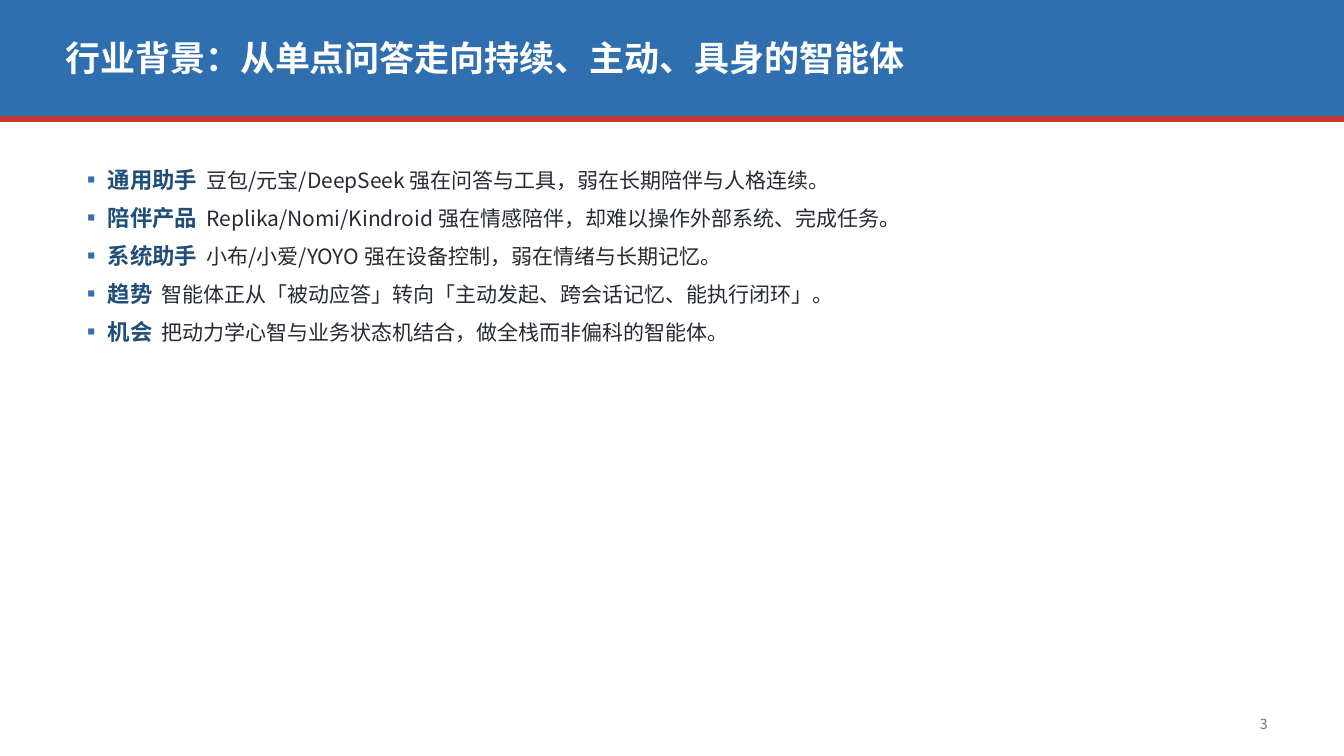
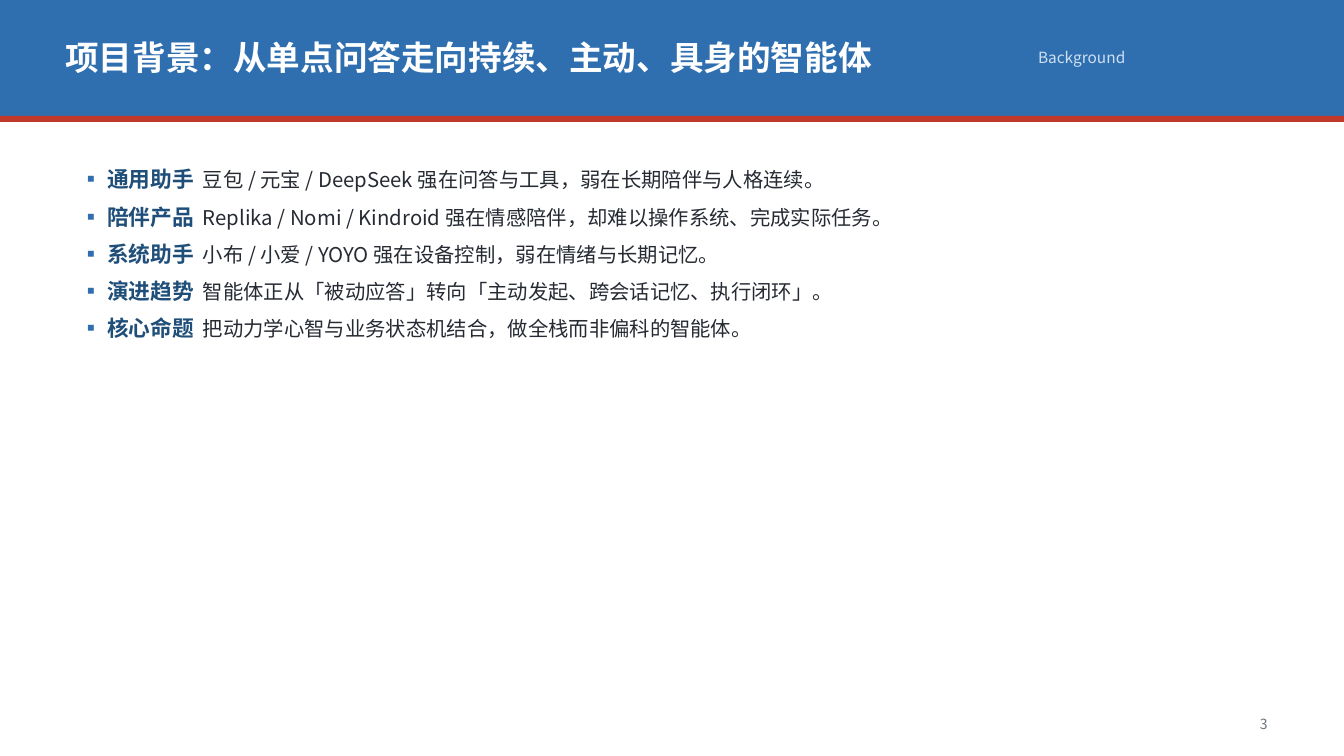
Before and after one commit to Zjx20252082383/astrbot-deepseek-template, a slide deck: slide 5 of core/识海_深度项目调研汇报.pptx (slide 4 before the commit). Drawn at 1344x756 pixels with LibreOffice and Linux fonts; fonts in the diff are those of the drawing. Boxes give left, top, right and bottom in pixels: in the first picture for what was removed or moved away, otherwise in the second. Text is boxed around its words. In the diff, an @@ line names an element or a change of style, - is before the commit and + after.

```diff
--- a/core/识海_深度项目调研汇报.pptx
+++ b/core/识海_深度项目调研汇报.pptx
@@ text at box(65, 41, 871, 73): text changed; size 25 to 24 pt @@
-行业背景：从单点问答走向持续、主动、具身的智能体
+项目背景：从单点问答走向持续、主动、具身的智能体
@@ text added at box(1038, 51, 1125, 67), 11 pt, text #CFE0F2 @@
+Background
@@ text at box(107, 168, 892, 338): text changed; size 15 to 14.5 pt @@
-▪ 通用助手 豆包/元宝/DeepSeek 强在问答与工具，弱在长期陪伴与人格连续。
-▪ 陪伴产品 Replika/Nomi/Kindroid 强在情感陪伴，却难以操作外部系统、完成任务。
-▪ 系统助手 小布/小爱/YOYO 强在设备控制，弱在情绪与长期记忆。
-▪ 趋势 智能体正从「被动应答」转向「主动发起、跨会话记忆、能执行闭环」。
-▪ 机会 把动力学心智与业务状态机结合，做全栈而非偏科的智能体。
+▪ 通用助手 豆包 / 元宝 / DeepSeek 强在问答与工具，弱在长期陪伴与人格连续。
+▪ 陪伴产品 Replika / Nomi / Kindroid 强在情感陪伴，却难以操作系统、完成实际任务。
+▪ 系统助手 小布 / 小爱 / YOYO 强在设备控制，弱在情绪与长期记忆。
+▪ 演进趋势 智能体正从「被动应答」转向「主动发起、跨会话记忆、执行闭环」。
+▪ 核心命题 把动力学心智与业务状态机结合，做全栈而非偏科的智能体。
```
Also in this commit, not shown: 21 other slides changed, 11 slides added, 1 slide removed, 2 other files.
